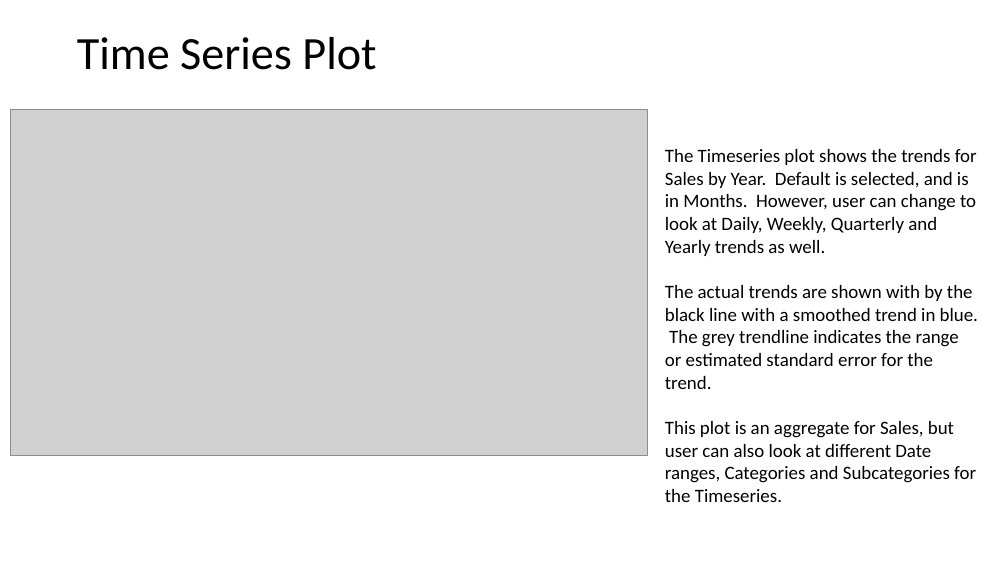
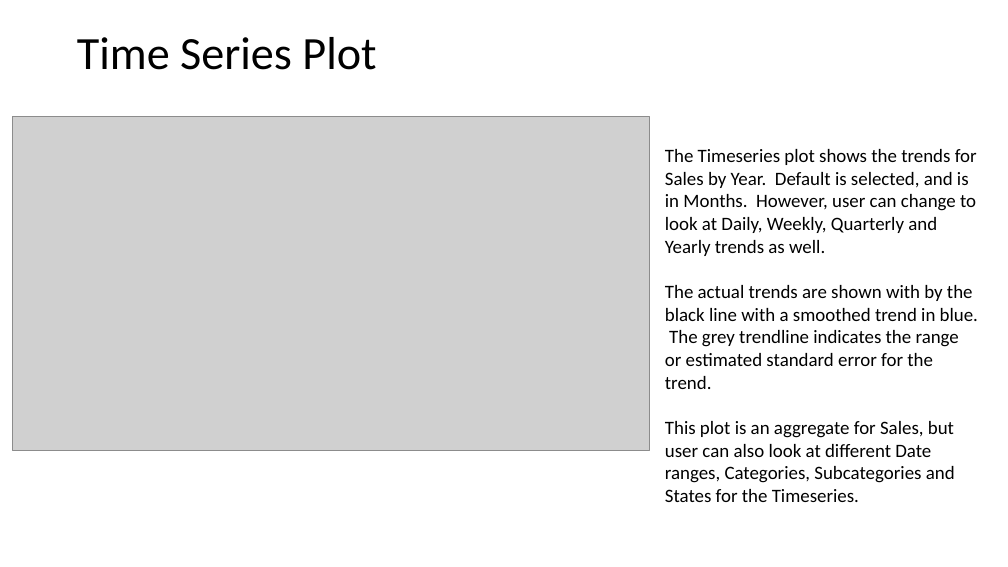
Before and after one commit to ckeller232/ShinyApp-DataVisualization, a slide deck: slide 5 of Superstore Sales Analysis.pptx. Drawn at 1008x567 pixels with LibreOffice and Linux fonts; fonts in the diff are those of the drawing; grey boxes stand for pictures. Boxes give left, top, right and bottom in pixels: in the first picture for what was removed or moved away, otherwise in the second. Text is boxed around its words. In the diff, an @@ line names an element or a change of style, - is before the commit and + after.

Commit message:
Updated app
Updated the app to add a button to filter by State

```diff
--- a/Superstore Sales Analysis.pptx
+++ b/Superstore Sales Analysis.pptx
@@ picture: place and size @@
-picture at [11, 110, 647, 455]
+picture at [12, 116, 649, 450]
@@ text at [665, 421, 955, 502]: text changed @@
-This plot is an aggregate for Sales, but user can also look at different Date ranges, Categories and Subcategories for the Timeseries.
+This plot is an aggregate for Sales, but user can also look at different Date ranges, Categories, Subcategories and States for the Timeseries.
```
Also in this commit, not shown: 5 other slides changed, 1 other file.
